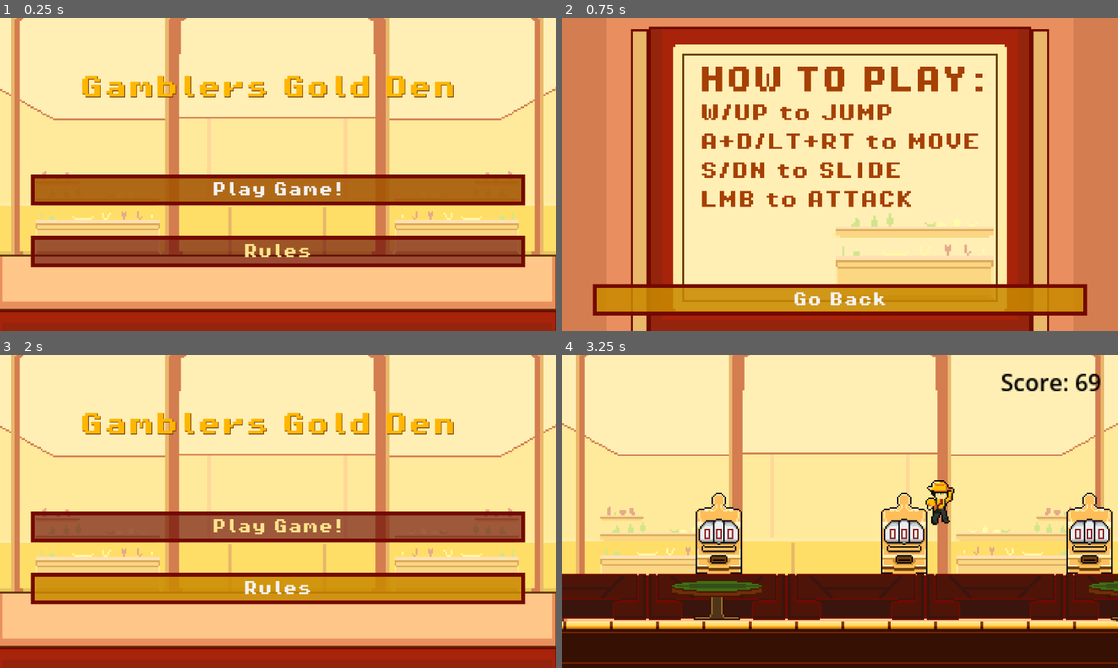
Above: before the commit, frames 1-4 (two rows, left to right).
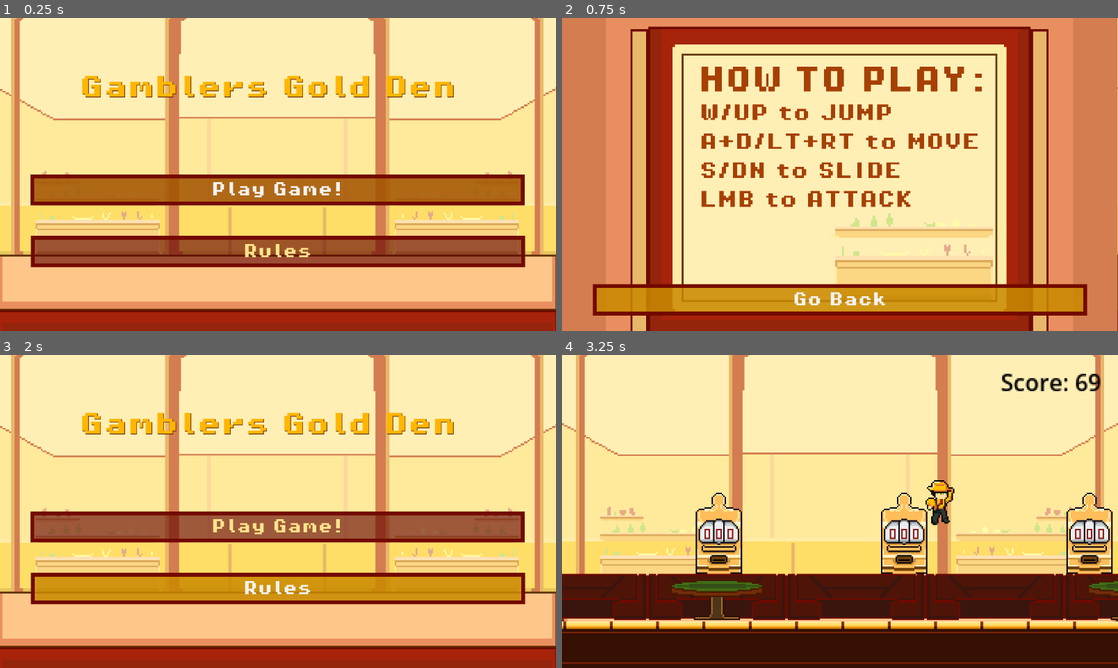
Above: after the commit, the same moments.

Repository: Ruilesser/GamePop
Game: Godot game, scene res://scenes/game/Start_Menu.tscn
Two runs of this game, one before a commit and one after it. Both use one fixed random seed, a clock stepped at 60 frames per second and the inputs below.
Inputs:
- Up to frame 1 (0.25 s): no input
- Up to frame 2 (0.75 s): click "Rules" at 0.5 s
- Up to frame 3 (2 s): click "Go Back" at 1.25 s
- Up to frame 4 (3.25 s): click "Play Game!" at 2 s; tap Enter (ui_accept) at 2.75, 3.02 s; hold Right (ui_right) from 2.78 s (still down)

The runs differ from the first frame. In frame 1, 0.2% of the frame differs, in the area x 5-95%, y 50-60%; in frame 2, 3.1%, in the area x 12-100%, y 0-100%; in frame 3, 0.2%; in frame 4, nothing differs.

Commit message:
Fixed imports and scenes and stuff for music testing

Diff:
--- a/scenes/game/Game.tscn
+++ b/scenes/game/Game.tscn
@@ -8,6 +8,7 @@
 [ext_resource type="Texture2D" uid="uid://cw5e86se5b55a" path="res://assets/backgrounds/BG.png" id="7_6axsi"]
 [ext_resource type="PackedScene" uid="uid://c1lc0wpvh7axe" path="res://scenes/enemies/basic/BasicEnemy.tscn" id="7_horas"]
 [ext_resource type="Script" path="res://scenes/game/score.gd" id="8_m2yxu"]
+[ext_resource type="AudioStream" uid="uid://cy0ndq7pmi7je" path="res://sfx/gambling_ost.wav" id="9_ubr7h"]
 
 [sub_resource type="TileSetAtlasSource" id="TileSetAtlasSource_kwctc"]
 texture = ExtResource("2_kvqbu")
@@ -415,3 +416,8 @@
 
 [node name="BasicEnemy" parent="Enemies" instance=ExtResource("7_horas")]
 position = Vector2(549, 170)
+
+[node name="GamblingOst" type="AudioStreamPlayer" parent="."]
+stream = ExtResource("9_ubr7h")
+volume_db = -3.0
+autoplay = true
--- a/scenes/game/Start_Menu.tscn
+++ b/scenes/game/Start_Menu.tscn
@@ -1,17 +1,19 @@
-[gd_scene load_steps=10 format=3 uid="uid://yfdab0yowhhh"]
+[gd_scene load_steps=11 format=3 uid="uid://yfdab0yowhhh"]
 
 [ext_resource type="Script" path="res://scenes/game/Start_Button.gd" id="1_vc1sg"]
 [ext_resource type="Script" path="res://scenes/game/Rules_Menu_button.gd" id="1_xksma"]
 [ext_resource type="FontFile" uid="uid://cctbg6lhfjm4p" path="res://assets/fonts/PixelOperator8-Bold.ttf" id="2_8eqcy"]
 [ext_resource type="Texture2D" uid="uid://dodcpak6xrcbm" path="res://assets/backgrounds/Menu.png" id="3_n5bxi"]
-[ext_resource type="StyleBox" path="res://assets/button_style_box.tres" id="4_kcwd6"]
+[ext_resource type="StyleBox" uid="uid://bnqq1gd6jmdas" path="res://assets/button_style_box.tres" id="4_kcwd6"]
 [ext_resource type="StyleBox" path="res://assets/Focus_Button.tres" id="4_yun7b"]
 [ext_resource type="StyleBox" uid="uid://np80di4imgqw" path="res://assets/Hover_Button.tres" id="5_k4ajs"]
 [ext_resource type="Texture2D" uid="uid://cw5e86se5b55a" path="res://assets/backgrounds/BG.png" id="5_r1td8"]
+[ext_resource type="AudioStream" uid="uid://cy0ndq7pmi7je" path="res://sfx/gambling_ost.wav" id="9_y3vp7"]
 
 [sub_resource type="Shortcut" id="Shortcut_fxhpf"]
 
 [node name="StartMenu" type="Node2D"]
+position = Vector2(1, 0)
 
 [node name="TextureRect" type="TextureRect" parent="."]
 anchors_preset = 15
@@ -137,3 +139,8 @@
 structured_text_bidi_override_options = [null]
 
 [node name="Camera2D" type="Camera2D" parent="."]
+
+[node name="GamblingOst" type="AudioStreamPlayer" parent="."]
+stream = ExtResource("9_y3vp7")
+volume_db = -3.748
+autoplay = true
Not shown: 1 places in assets/button_style_box.tres that only renumber resources
Not shown: 1 places in scenes/game/Game.tscn that only renumber resources
Not shown: 1 places in scenes/game/death_screen.tscn that only renumber resources
Not shown, changed: sfx/gambling_ost.wav.import
